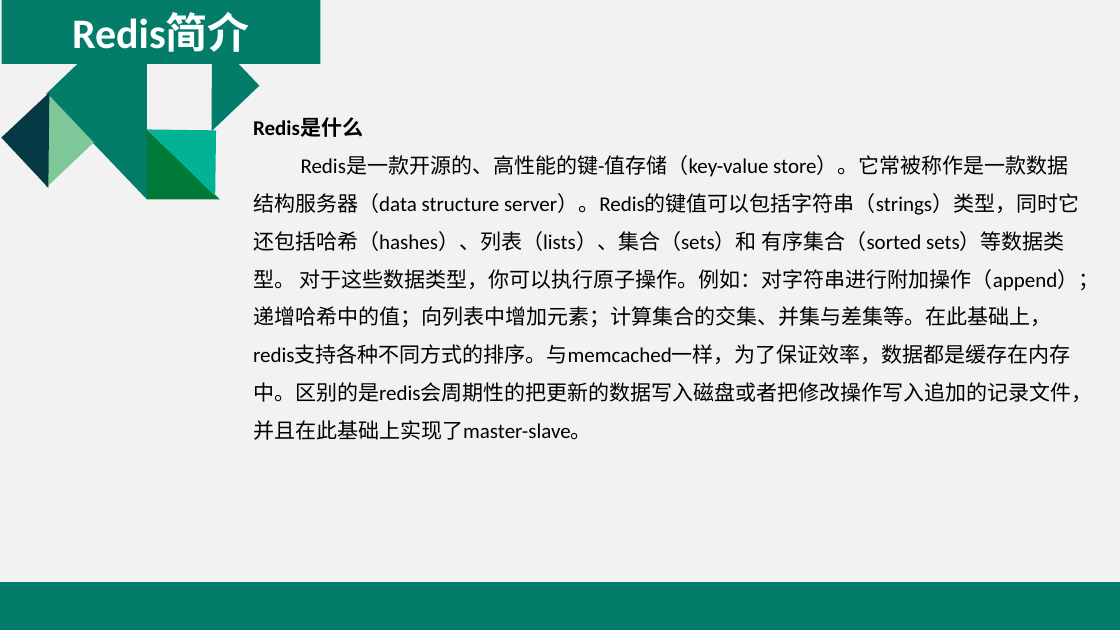
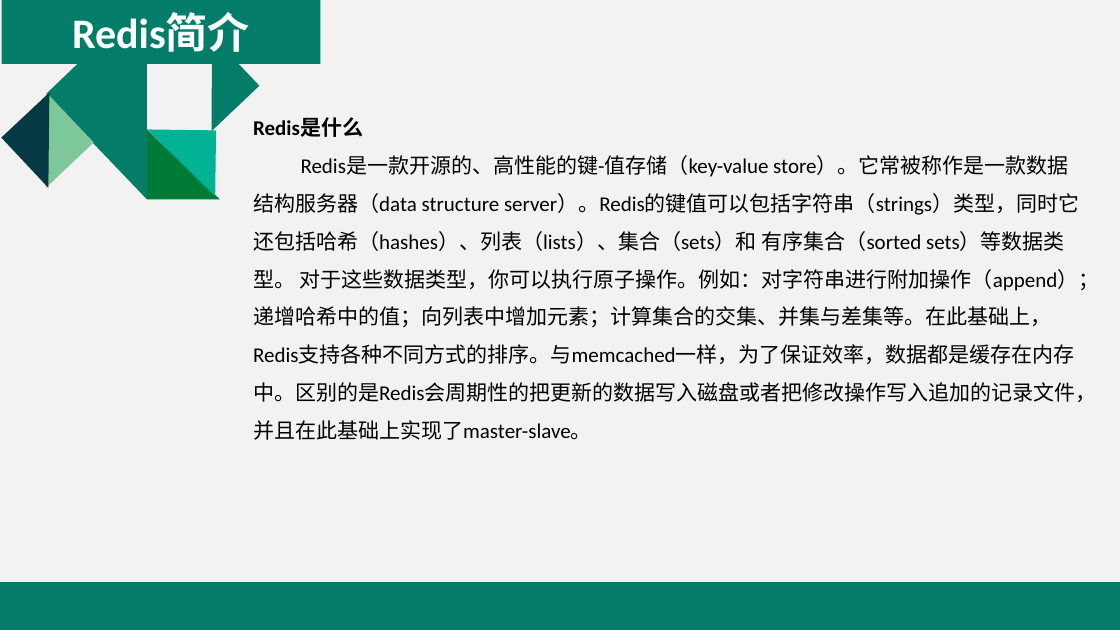
Before and after one commit to yuanhongqiu/baobaotao, a slide deck: slide 4 of taotao-manage/taotao-manage-web/src/main/resources/Redis介绍.pptx. Drawn at 1120x630 pixels with LibreOffice and Linux fonts; fonts in the diff are those of the drawing. Boxes give left, top, right and bottom in pixels: in the first picture for what was removed or moved away, otherwise in the second. Text is boxed around its words. In the diff, an @@ line names an element or a change of style, - is before the commit and + after.

Commit message:
update

```diff
--- a/taotao-manage/taotao-manage-web/src/main/resources/Redis介绍.pptx
+++ b/taotao-manage/taotao-manage-web/src/main/resources/Redis介绍.pptx
@@ text at (253,156,1100,440): text changed @@
-Redis是一款开源的、高性能的键-值存储（key-value store）。它常被称作是一款数据结构服务器（data structure server）。Redis的键值可以包括字符串（strings）类型，同时它还包括哈希（hashes）、列表（lists）、集合（sets）和 有序集合（sorted sets）等数据类型。 对于这些数据类型，你可以执行原子操作。例如：对字符串进行附加操作（append）；递增哈希中的值；向列表中增加元素；计算集合的交集、并集与差集等。在此基础上，redis支持各种不同方式的排序。与memcached一样，为了保证效率，数据都是缓存在内存中。区别的是redis会周期性的把更新的数据写入磁盘或者把修改操作写入追加的记录文件，并且在此基础上实现了master-slave。
+Redis是一款开源的、高性能的键-值存储（key-value store）。它常被称作是一款数据结构服务器（data structure server）。Redis的键值可以包括字符串（strings）类型，同时它还包括哈希（hashes）、列表（lists）、集合（sets）和 有序集合（sorted sets）等数据类型。 对于这些数据类型，你可以执行原子操作。例如：对字符串进行附加操作（append）；递增哈希中的值；向列表中增加元素；计算集合的交集、并集与差集等。在此基础上，Redis支持各种不同方式的排序。与memcached一样，为了保证效率，数据都是缓存在内存中。区别的是Redis会周期性的把更新的数据写入磁盘或者把修改操作写入追加的记录文件，并且在此基础上实现了master-slave。
```
Also in this commit, not shown: 16 other slides changed, 8 slides added, 11 slides removed.
